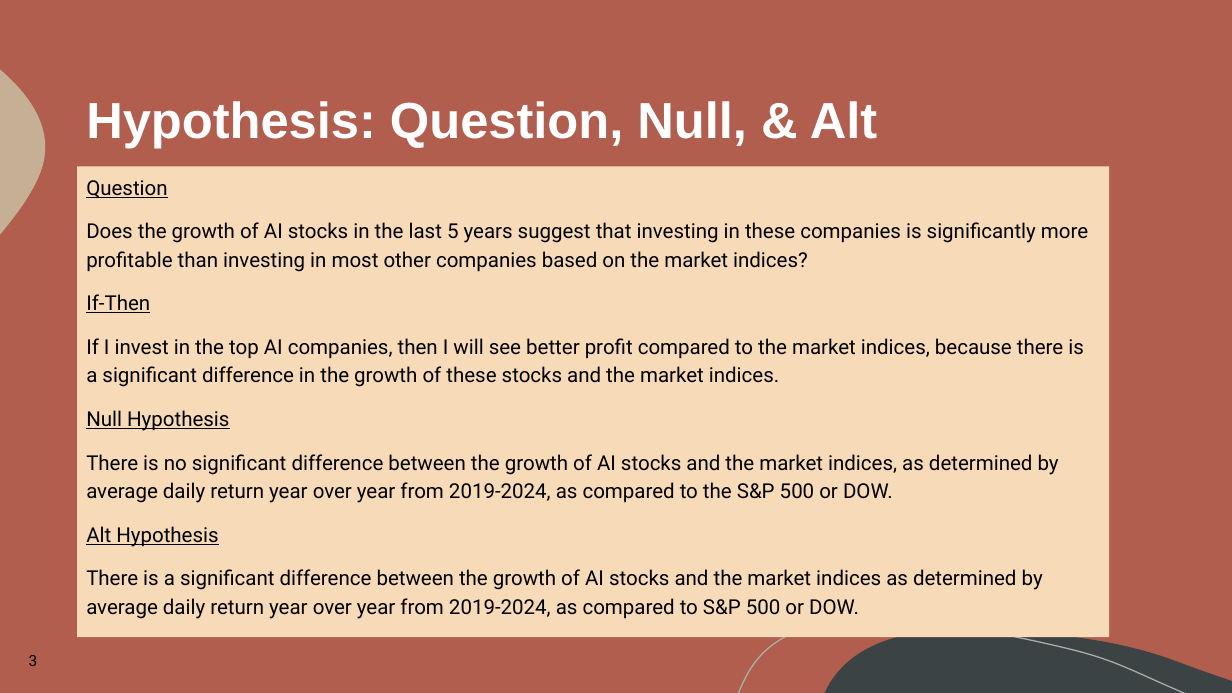
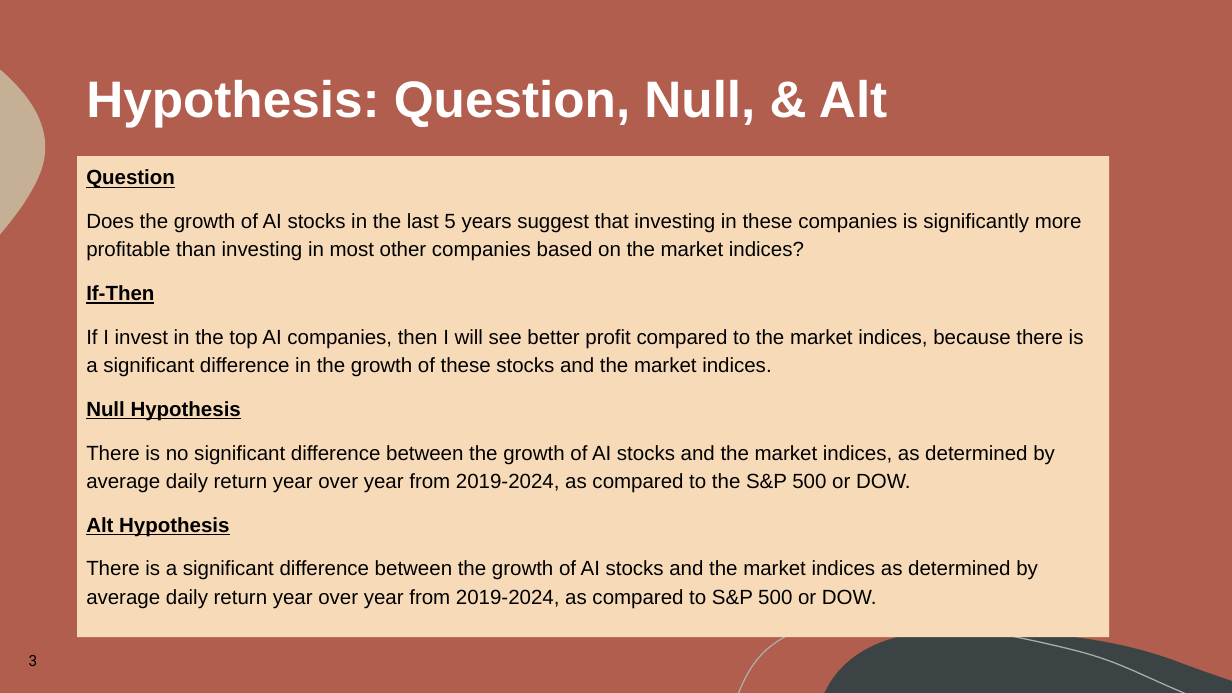
Before and after one commit to LegallyNotBlonde/Project-1, a slide deck: slide 3 of AIStocksProject/Presentation_Tech_Giants_Face_Off.pptx. Drawn at 1232x693 pixels with LibreOffice and Linux fonts; fonts in the diff are those of the drawing. Boxes give left, top, right and bottom in pixels: in the first picture for what was removed or moved away, otherwise in the second. Text is boxed around its words. In the diff, an @@ line names an element or a change of style, - is before the commit and + after.

```diff
--- a/AIStocksProject/Presentation_Tech_Giants_Face_Off.pptx
+++ b/AIStocksProject/Presentation_Tech_Giants_Face_Off.pptx
@@ title "Hypothesis: Question, Null, & Alt": place and size @@
-title "Hypothesis: Question, Null, & Alt" at (86, 101, 877, 148)
+title "Hypothesis: Question, Null, & Alt" at (86, 80, 887, 127)
@@ title "Hypothesis: Question, Null, & Alt" at (86, 80, 887, 127): size 39.5 to 40 pt @@
@@ text "Question": place and size @@
-text "Question" at (77, 166, 1109, 638)
+text "Question" at (77, 156, 1109, 638)
@@ text "Question" at (77, 156, 1109, 638): font Roboto to Arial; bold on in "Question", "If-Then", "Null Hypothesis", "Alt Hypothesis" @@
```
Also in this commit, not shown: 14 other slides changed, 4 slides added, 9 slides removed, 1 other file.
